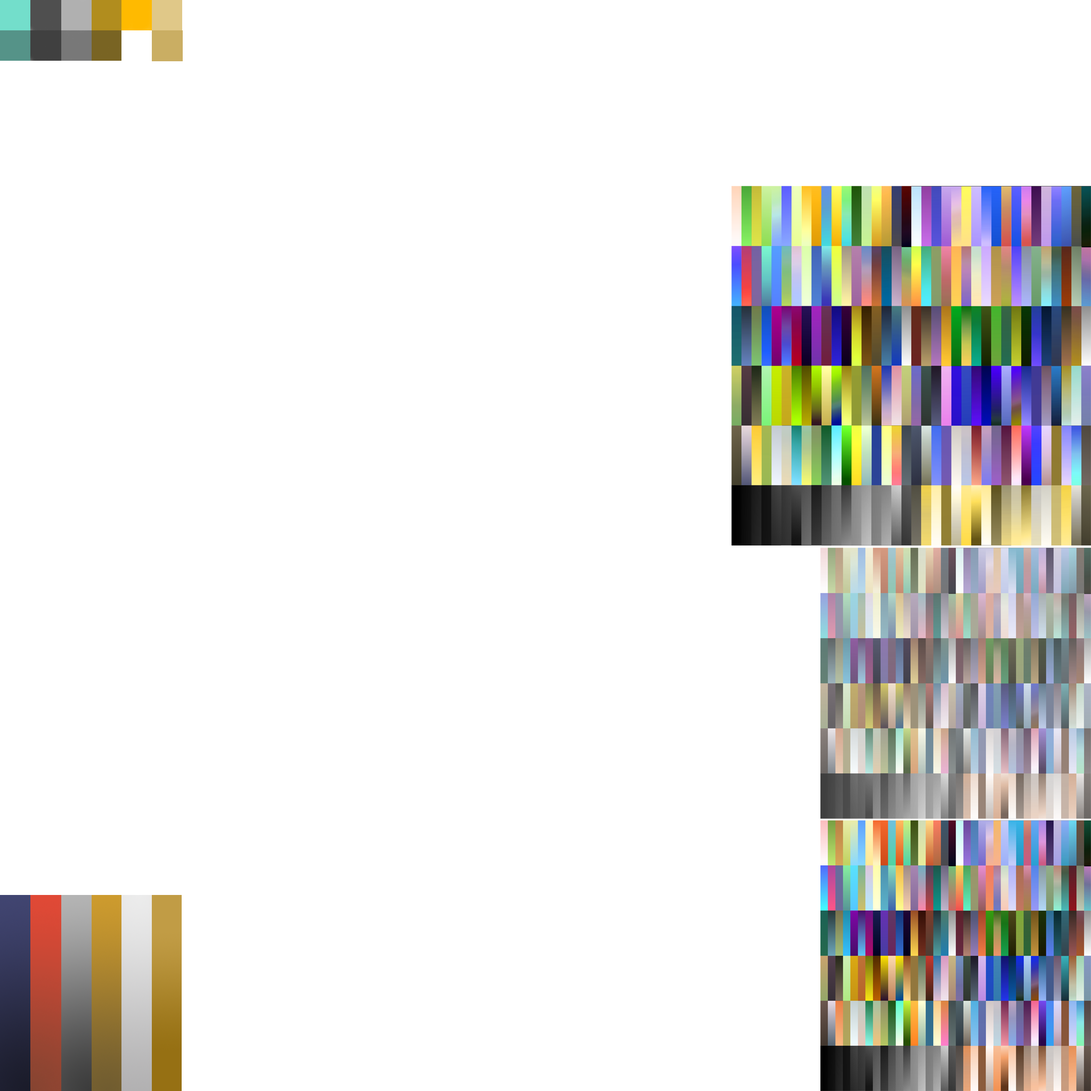
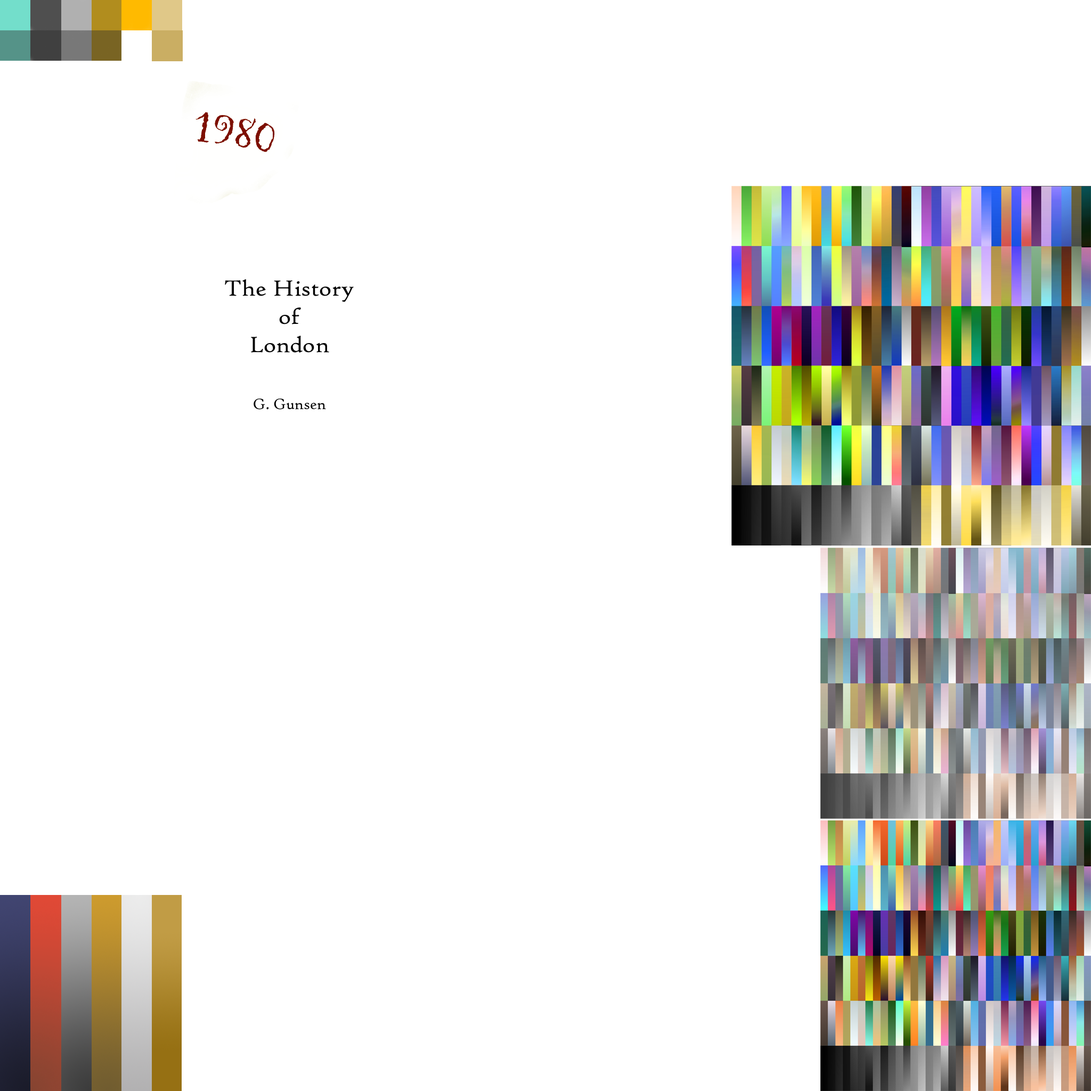
Layer changes from the first 1091px x 1091px image to the second:
added layer "G. Gunsen" above "The History of London" over (253, 398, 327, 410)
added layer "The History of London" above "1980" over (224, 279, 354, 353)
added layer "1980" above "Layer 6" over (182, 81, 295, 204)
